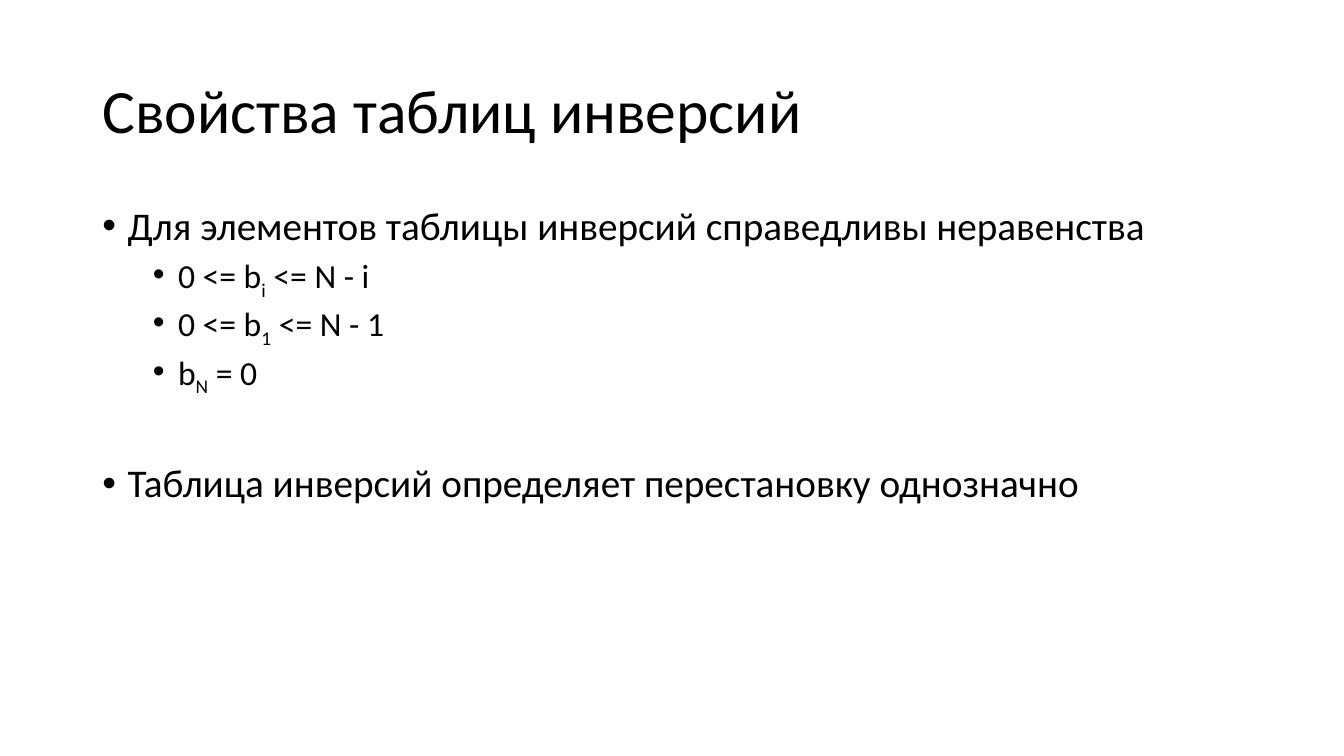
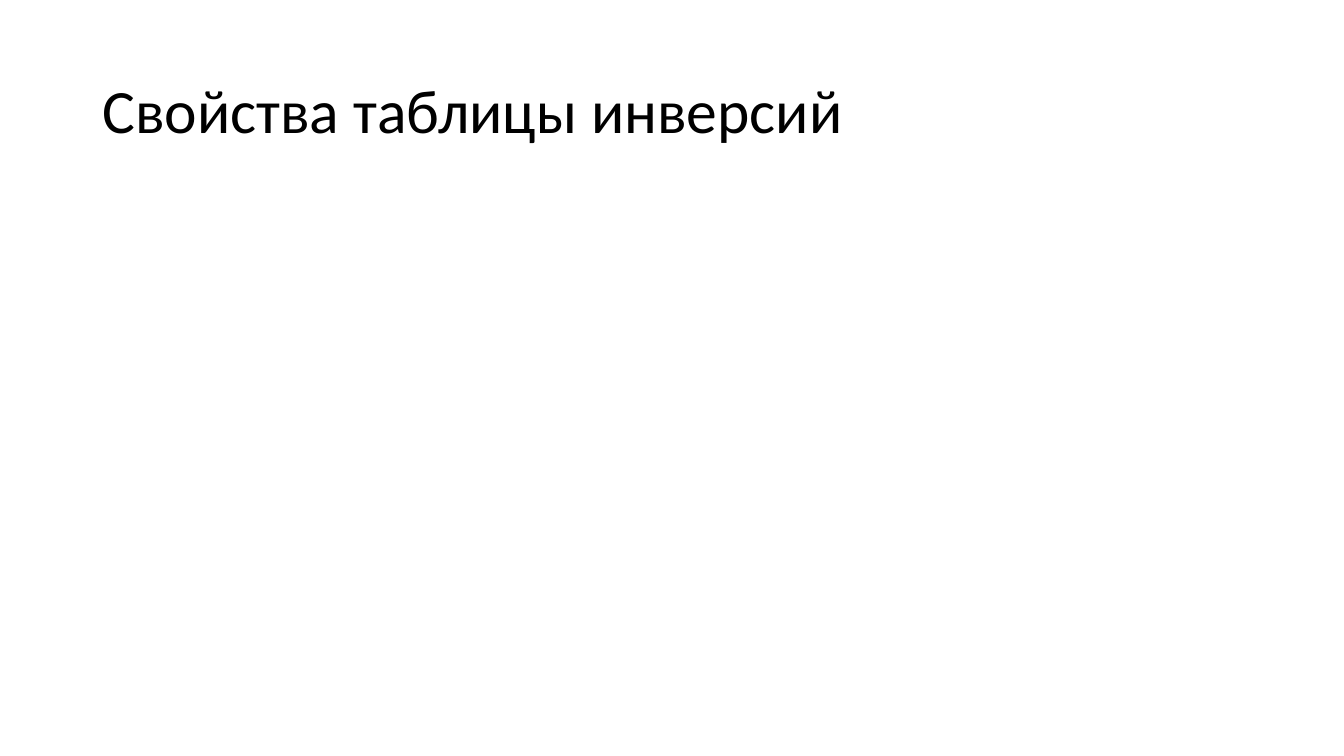
Before and after one commit to Evgueni-Petrov-aka-espetrov/Algorithms-and-Programming-in-C-pptx, a slide deck: slide 30 of 23 Перестановки.pptx (slide 8 before the commit). Drawn at 1344x756 pixels with LibreOffice and Linux fonts; fonts in the diff are those of the drawing. Boxes give left, top, right and bottom in pixels: in the first picture for what was removed or moved away, otherwise in the second. Text is boxed around its words. In the diff, an @@ line names an element or a change of style, - is before the commit and + after.

```diff
--- a/23 Перестановки.pptx
+++ b/23 Перестановки.pptx
@@ title at <box>102,91,842,143</box>: text changed @@
-Свойства таблиц инверсий
+Свойства таблицы инверсий
@@ text removed at <box>128,213,1144,504</box> @@
-• Для элементов таблицы инверсий справедливы неравенства
-  • 0 <= bi <= N - i
-  • 0 <= b1 <= N - 1
-  • bN = 0
-• Таблица инверсий определяет перестановку однозначно
```
Also in this commit, not shown: 11 other slides changed, 89 slides added, 10 slides removed.
